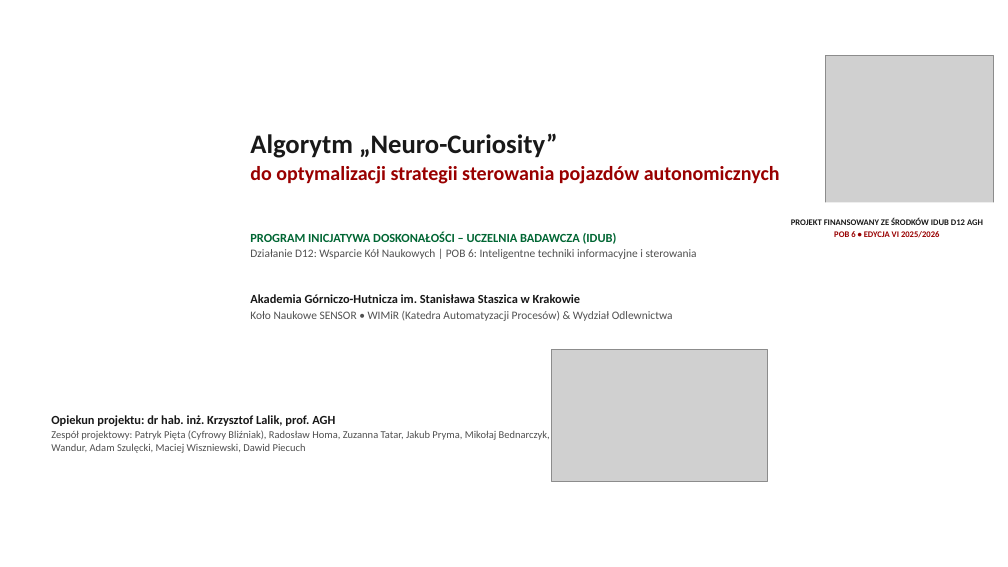
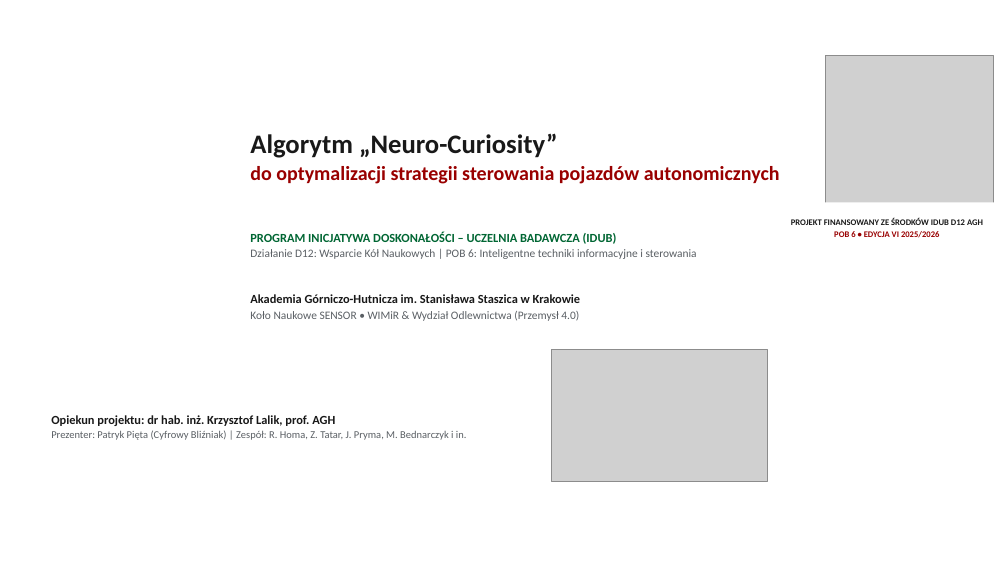
Before and after one commit to PatrykPieta/agv-telemetry-system, a slide deck: slide 1 of frontend/presentation/Prezentacja_IDUB_Neuro_Curiosity_AGH.pptx. Drawn at 1008x567 pixels with LibreOffice and Linux fonts; fonts in the diff are those of the drawing; grey boxes stand for pictures; background and template pictures are left out. Boxes give left, top, right and bottom in pixels: in the first picture for what was removed or moved away, otherwise in the second. Text is boxed around its words. In the diff, an @@ line names an element or a change of style, - is before the commit and + after.

Commit message:
feat(presentation): reduce text on slides, add image/video placeholder frames, and add dedicated 10-minute speech script

```diff
--- a/frontend/presentation/Prezentacja_IDUB_Neuro_Curiosity_AGH.pptx
+++ b/frontend/presentation/Prezentacja_IDUB_Neuro_Curiosity_AGH.pptx
@@ text at (250, 249, 697, 259): text colour #505050 to #5A5F64 in "Działanie D12: Wsparcie Kół Naukowych | POB ..." @@
@@ text at (250, 311, 579, 321): text changed; text colour #505050 to #5A5F64 @@
-Koło Naukowe SENSOR • WIMiR (Katedra Automatyzacji Procesów) & Wydział Odlewnictwa
+Koło Naukowe SENSOR • WIMiR & Wydział Odlewnictwa (Przemysł 4.0)
@@ text at (51, 430, 467, 440): text changed; text colour #505050 to #5A5F64 @@
-Zespół projektowy: Patryk Pięta (Cyfrowy Bliźniak), Radosław Homa, Zuzanna Tatar, Jakub Pryma, Mikołaj Bednarczyk, Marcin Wandur, Adam Szulęcki, Maciej Wiszniewski, Dawid Piecuch
+Prezenter: Patryk Pięta (Cyfrowy Bliźniak) | Zespół: R. Homa, Z. Tatar, J. Pryma, M. Bednarczyk i in.
```
Also in this commit, not shown: 4 other slides changed, 4 slides added, 4 slides removed, 4 other files.
